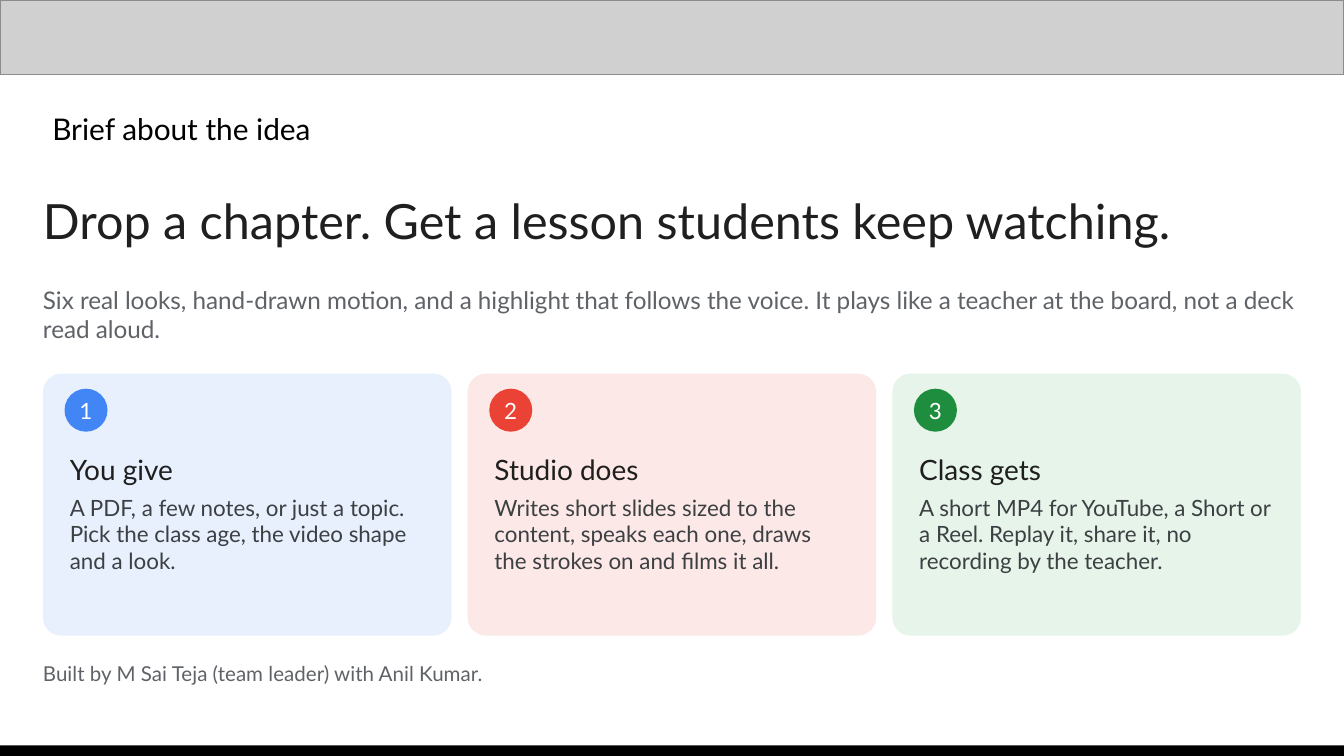
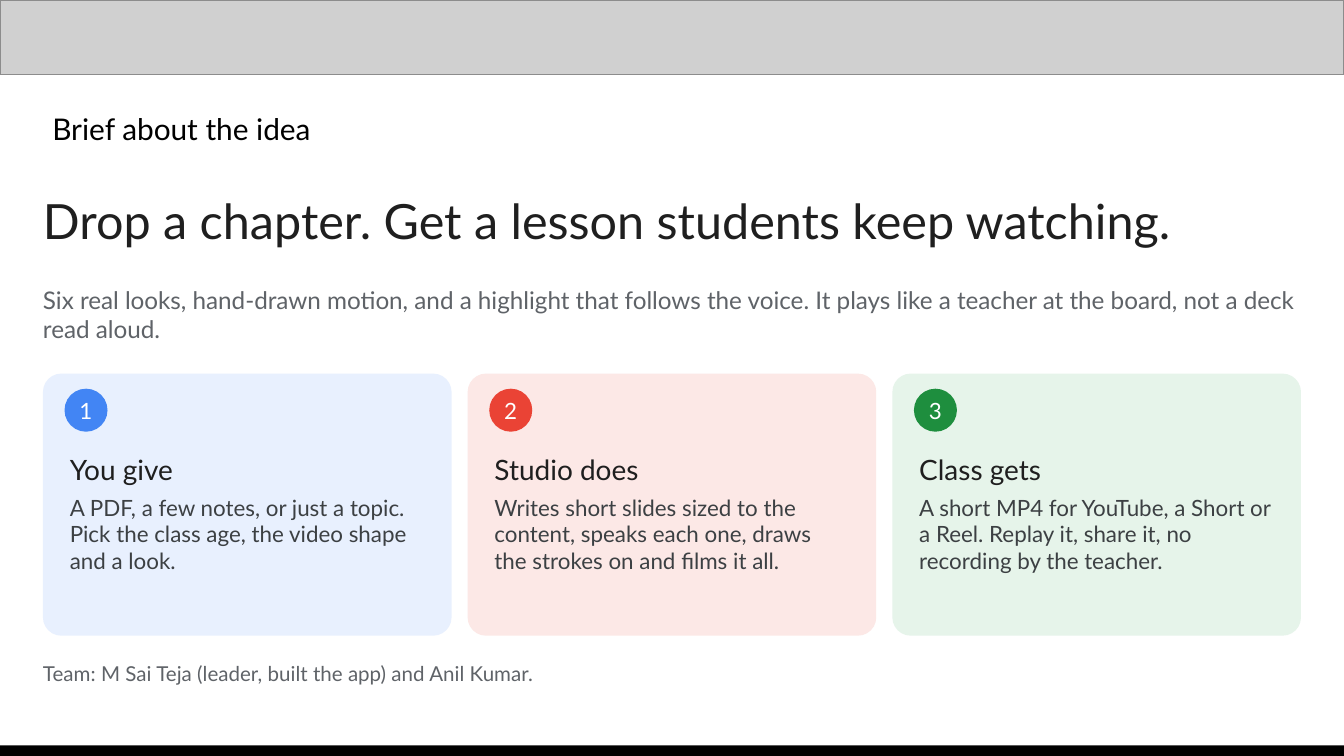
Before and after one commit to saitej123/Gemini-Multimodal-Studio, a slide deck: slide 3 of Template/Out/Multimodal Studio - AI Builder Cup.pptx. Drawn at 1344x756 pixels with LibreOffice and Linux fonts; fonts in the diff are those of the drawing; grey boxes stand for pictures. Boxes give left, top, right and bottom in pixels: in the first picture for what was removed or moved away, otherwise in the second. Text is boxed around its words. In the diff, an @@ line names an element or a change of style, - is before the commit and + after.

```diff
--- a/Template/Out/Multimodal Studio - AI Builder Cup.pptx
+++ b/Template/Out/Multimodal Studio - AI Builder Cup.pptx
@@ text at [43, 665, 533, 685]: text changed @@
-Built by M Sai Teja (team leader) with Anil Kumar.
+Team: M Sai Teja (leader, built the app) and Anil Kumar.
```
Also in this commit, not shown: 3 other slides changed, 3 slides added, 2 slides removed, 2 other files.
